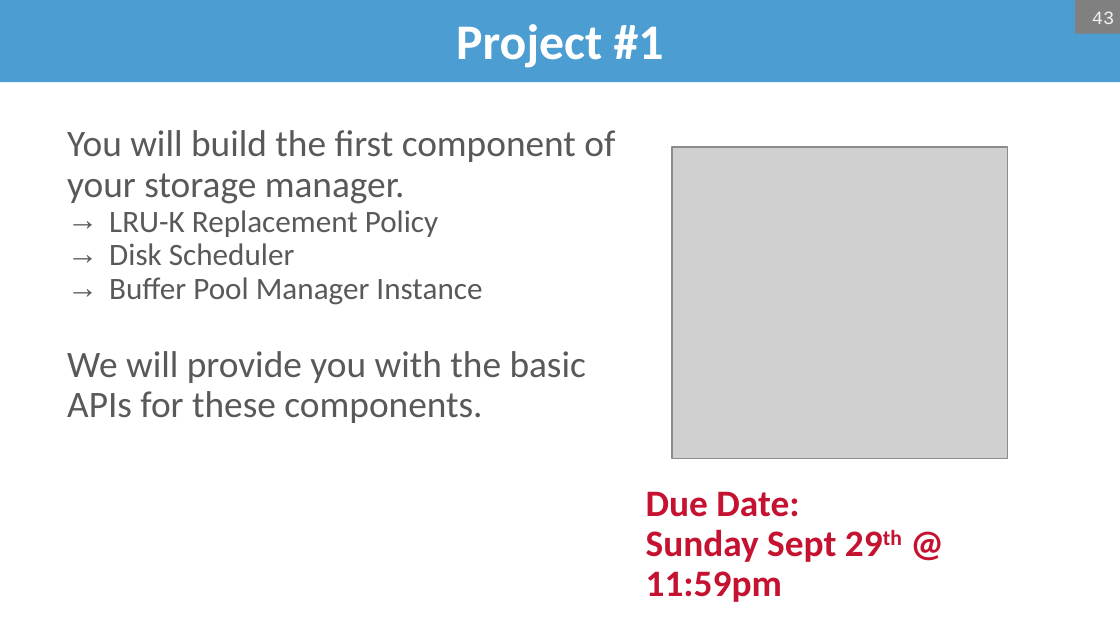
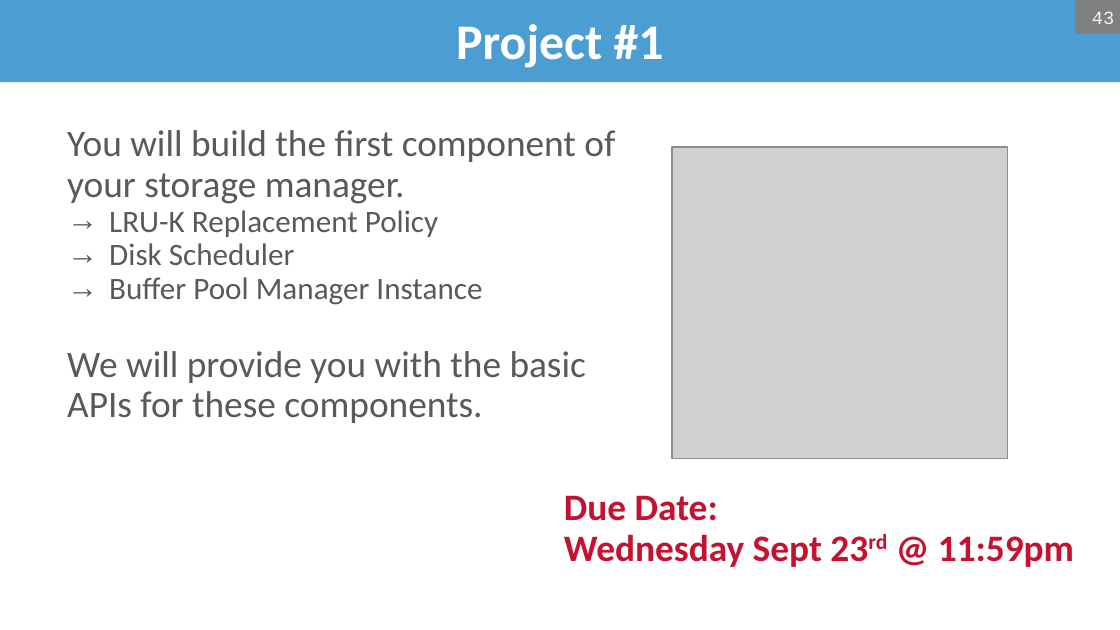
Before and after one commit to bsb20/bsb20.github.io, a slide deck: slide 43 of docs/421_f26/lectures/L5.pptx. Drawn at 1120x630 pixels with LibreOffice and Linux fonts; fonts in the diff are those of the drawing; grey boxes stand for pictures; background and template pictures are left out. Boxes give left, top, right and bottom in pixels: in the first picture for what was removed or moved away, otherwise in the second. Text is boxed around its words. In the diff, an @@ line names an element or a change of style, - is before the commit and + after.

```diff
--- a/docs/421_f26/lectures/L5.pptx
+++ b/docs/421_f26/lectures/L5.pptx
@@ text at [564, 495, 1074, 567]: text changed @@
-Due Date:
-Sunday Sept 29th @ 11:59pm
+Due Date:
+Wednesday Sept 23rd @ 11:59pm
```
Also in this commit, not shown: 8 other slides changed, 1 slide added, 1 slide removed, 1 other file.
